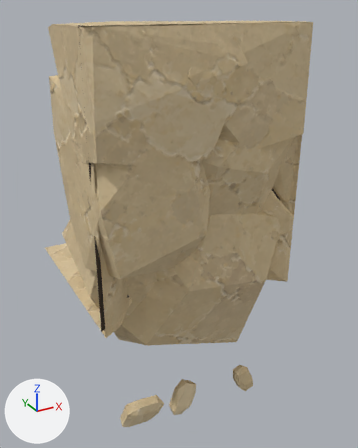
An edit to the glTF model assets/custom/models/ground_modules/ground_bottom_edge_09.glb, drawn before and after from the same camera.
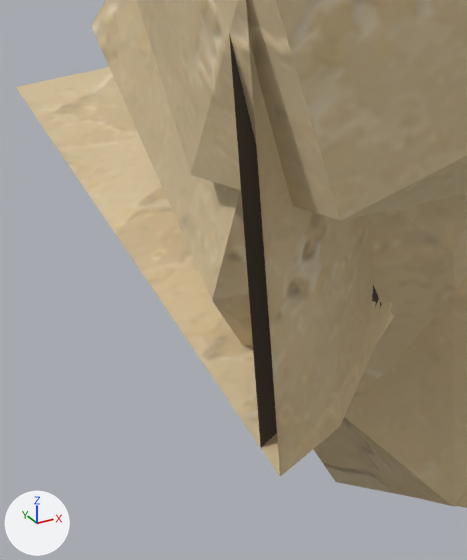
The first picture shows the older version from a 50 mm lens placed at (-0.57, -1.69, 0.97), pointed at (0.58, 0.41, -0.08). The close-ups show the older and then the newer version on the part from 11% to 42% of the width and 51% to 80% of the height of that picture. Only the edits that show in the close-ups are written down. Arrows for +X, +Y and +Z are at lower left; the lights stay in place.

Names of what the first close-up shows: 'GroundBottomEdge09_Body'.
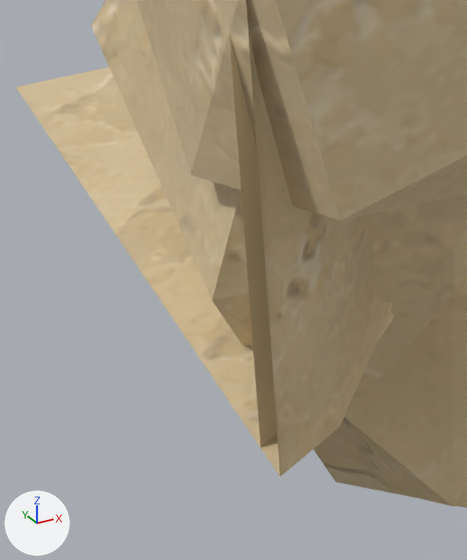
Edits to the bpy script that builds the scene:
```text
Change mat_groundmodulerecess:
    mat_groundmodulerecess.base_color: (0.06, 0.045, 0.032) -> (0.61, 0.48, 0.28)  # brown #453c32 -> beige #cdb890
```

Location of each change, (x1, y1, x2, y2) in pixels of the close-ups (467 x 560 px):
'GroundBottomEdge09_Body', recoloured: (224, 33, 384, 450) in both
